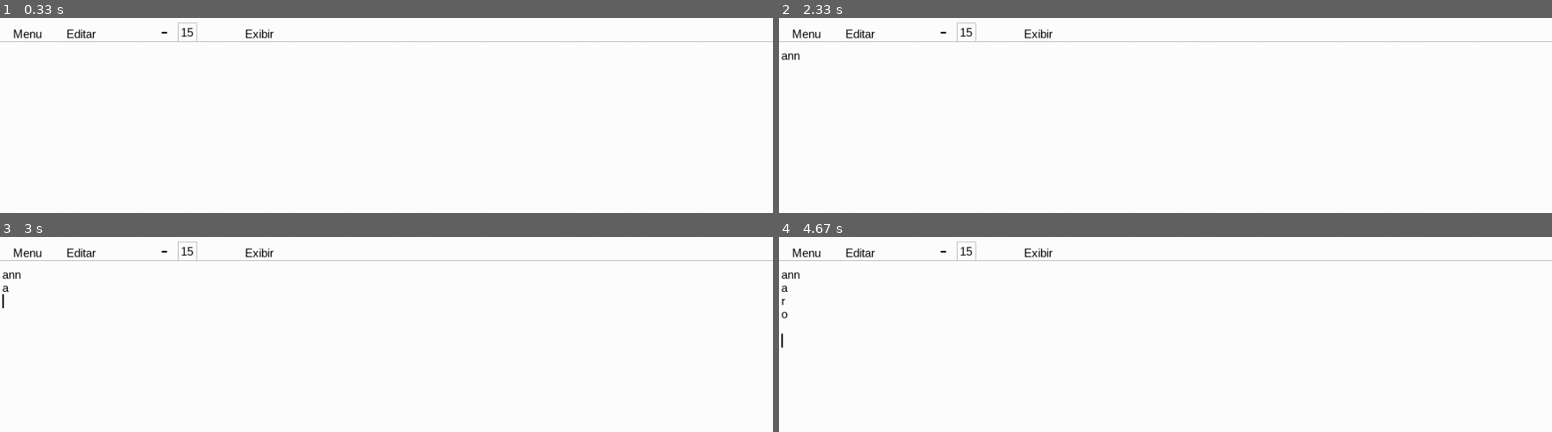
Above: before the commit, frames 1-4 (two rows, left to right).
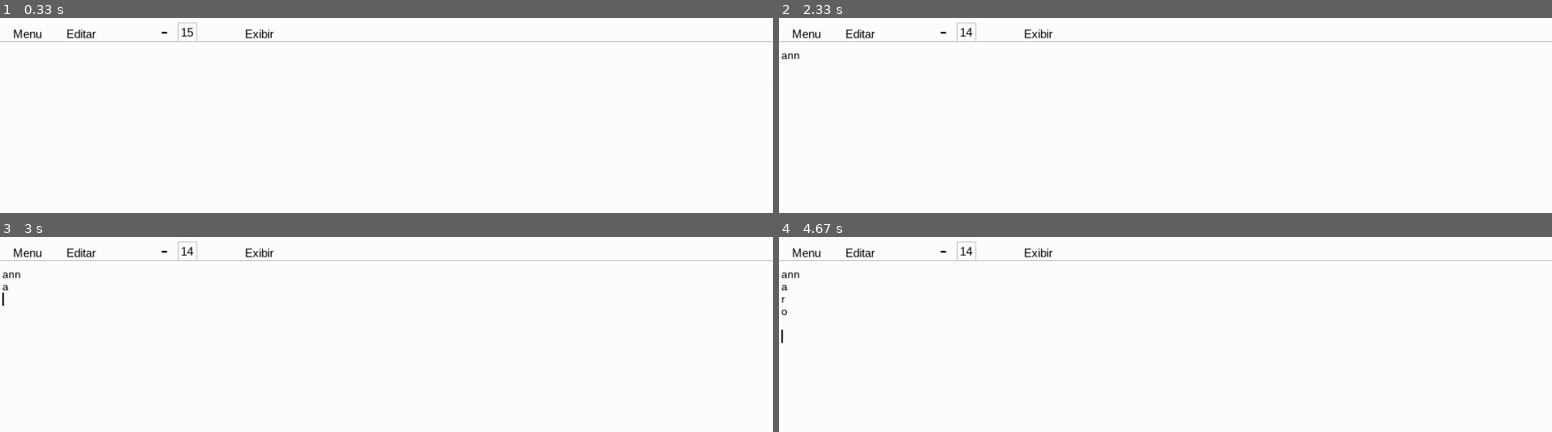
Above: after the commit, the same moments.

Repository: PedroGoulartbranco/Bloco-de-notas-pygame
Game: pygame game, started from main.py
Two runs of this game, one before a commit and one after it. Both use one fixed random seed, a clock stepped at 60 frames per second and the inputs below.
Inputs (mouse positions are in pixels of both pictures, inside the frame that each line leads up to):
- Up to frame 1 (0.33 s): no input
- Up to frame 2 (2.33 s): click "-" at 0.38 s; click (outside the picture) at 0.72 s; type "ann" at 2.1 s
- Up to frame 3 (3 s): tap Enter at 2.43, 2.78 s; type "a" at 2.65 s
- Up to frame 4 (4.67 s): type "r" at 3.2 s; tap Enter at 3.33, 3.88, 4.3 s; type "o" at 3.75 s

Frame 1 is identical in both runs. In frame 2, less than 0.1% of the frame differs, in the area x 0-25%, y 4-22%; in frame 3, 0.1%; in frame 4, 0.2%, in the area x 0-25%, y 4-57%.

Commit message:
agora diminui a fonta (mas de todos)

Diff:
--- a/main.py
+++ b/main.py
@@ -96,7 +96,11 @@
                 linhas[linha_atual] = linhas[linha_atual][:-1]
             else:
                 linhas[linha_atual] += event.unicode
-
+        if event.type == pygame.MOUSEBUTTONDOWN:
+            if botao_texto_menos.collidepoint(posicao_mouse):
+                tamanho_fonte_texto -= 1
+                print(tamanho_fonte_texto)
+    fonte_texto = pygame.font.SysFont('arial', tamanho_fonte_texto)
     posicao_mouse = pygame.mouse.get_pos()
 
     tela.fill("white")
